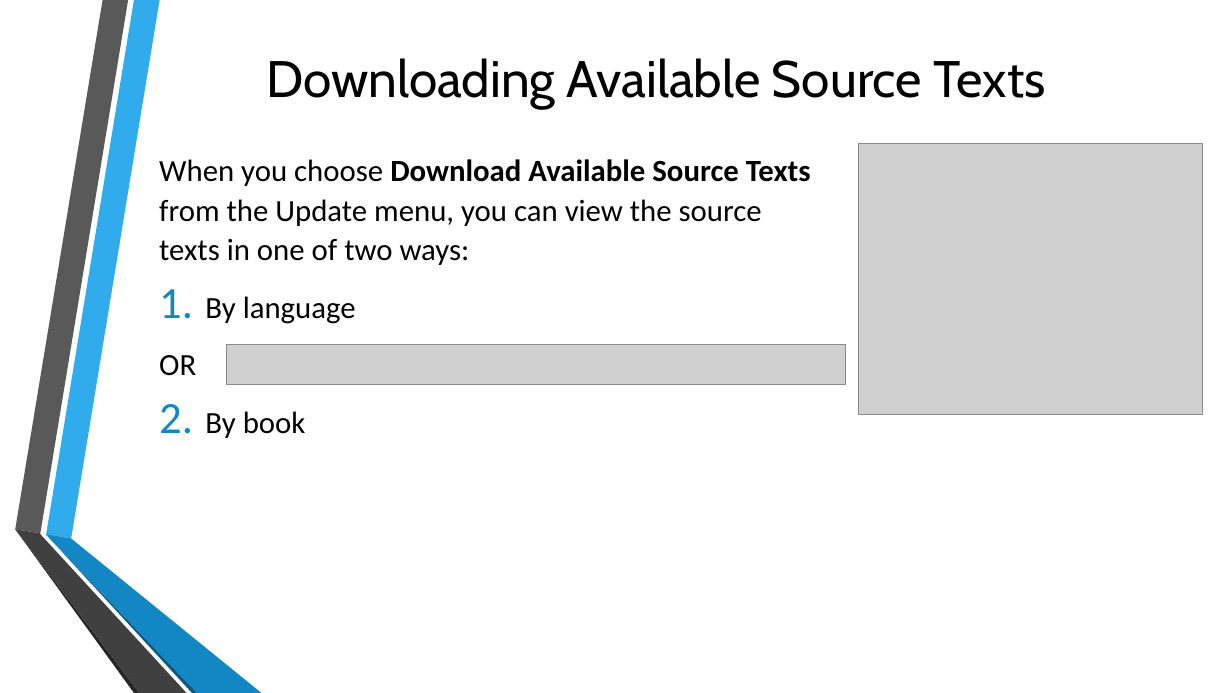
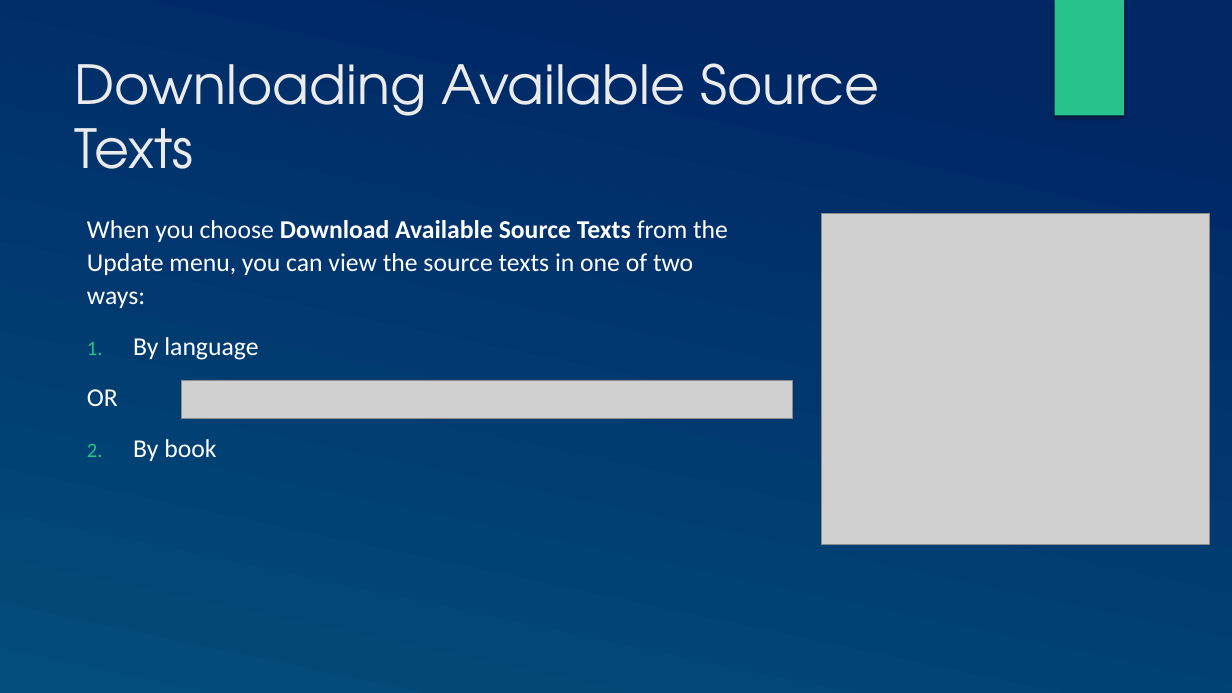
Before and after one commit to mondele/btt-writer-docs, a slide deck: slide 5 of docs/DUpdate.pptx. Drawn at 1232x693 pixels with LibreOffice and Linux fonts; fonts in the diff are those of the drawing; grey boxes stand for pictures; background and template pictures are left out. Boxes give left, top, right and bottom in pixels: in the first picture for what was removed or moved away, otherwise in the second. Text is boxed around its words. In the diff, an @@ line names an element or a change of style, - is before the commit and + after.

```diff
--- a/docs/DUpdate.pptx
+++ b/docs/DUpdate.pptx
@@ background picture (left out) to gradient #002664 to #024E7B @@
@@ rectangle added at (x1=1055, y1=0, x2=1124, y2=116), fill #28C28C @@
@@ title "Downloading Available Source Texts" moved from (x1=267, y1=58, x2=1046, y2=108) to (x1=75, y1=63, x2=879, y2=169) @@
@@ title "Downloading Available Source Texts" at (x1=75, y1=63, x2=879, y2=169): size 40 to 42 pt, font Cabin to TeX Gyre Adventor, text colour #000000 to #EBEBEB; alignment centre to left; vertical alignment middle to top @@
@@ picture removed at (x1=859, y1=144, x2=1202, y2=415) @@
@@ text "When you choose Download Available ..." moved from (x1=159, y1=159, x2=811, y2=438) to (x1=87, y1=220, x2=728, y2=461) @@
@@ text "When you choose Download Available ..." at (x1=87, y1=220, x2=728, y2=461): size 24 to 20 pt, text colour #000000 to #FFFFFF; bullet colour #1287C3 to #28C28C @@
@@ picture added at (x1=822, y1=214, x2=1210, y2=545) @@
@@ picture removed at (x1=226, y1=345, x2=846, y2=385) @@
@@ picture added at (x1=182, y1=381, x2=792, y2=420) @@
@@ group removed at (x1=15, y1=0, x2=262, y2=693): 6 freeform shapes @@
```
Also in this commit, not shown: 8 other slides changed, 1 slide added, 1 slide removed, 1 other file.
